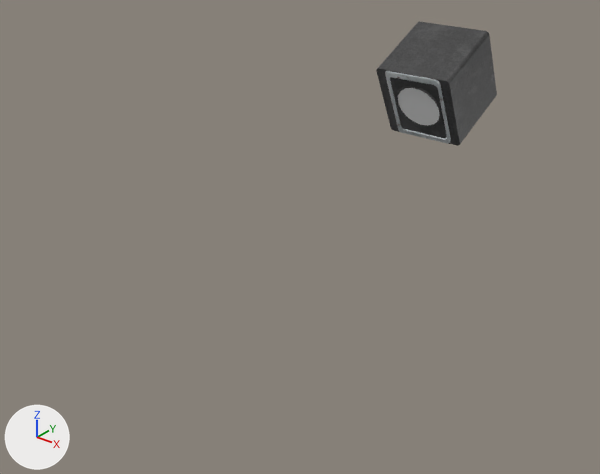
An edit to the Blender file assets/models/submarine.blend, drawn before and after from the same camera.
One viewpoint serves both versions: a 50 mm camera at (5.5, -7.09, 5.11) aimed at (-0.04, -0.16, 0.81). Every picture has the same lights, and +X, +Y and +Z are marked at lower left.

Objects in the first picture: 'Sonar'.
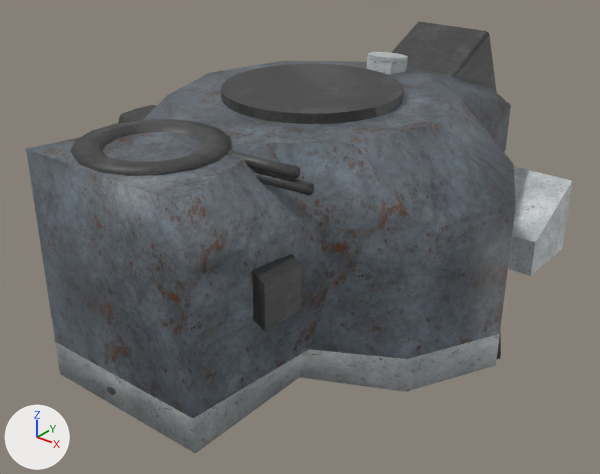
Where the newer file only moved an object's origin or applied its transform, the numbers keep the older frame.

What the commit changed:
Object 'Hull' (ob_hull) is now shown.
Object 'Reactor' (ob_reactor) is now shown.
Object 'Light' (ob_light) is now shown.
Object 'CoolingAndLifeSupport' (ob_coolingandlifesupport) is now shown.
Object 'PCUnit' (ob_pcunit) is now shown.

Pixel boxes [x1, y1, x2, y2] of what changed, in the pictures (600 x 474 px):
'Hull', shown
    after: [26, 61, 573, 453]
'Reactor', shown
    after: [70, 119, 314, 396]
'Light', shown
    after: [366, 52, 408, 74]
'CoolingAndLifeSupport', shown
    after: [118, 105, 156, 123]
'PCUnit', shown
    after: [497, 335, 501, 359]
'Sonar', unchanged, covered by the edit
    before: [376, 21, 497, 146]
    after: [391, 21, 497, 93]
